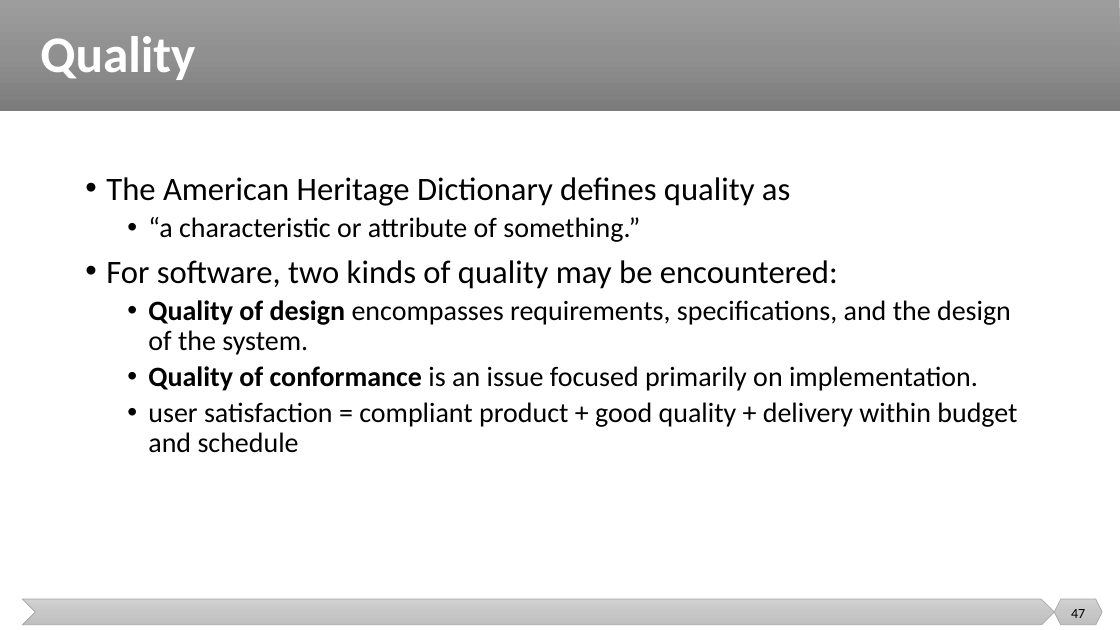
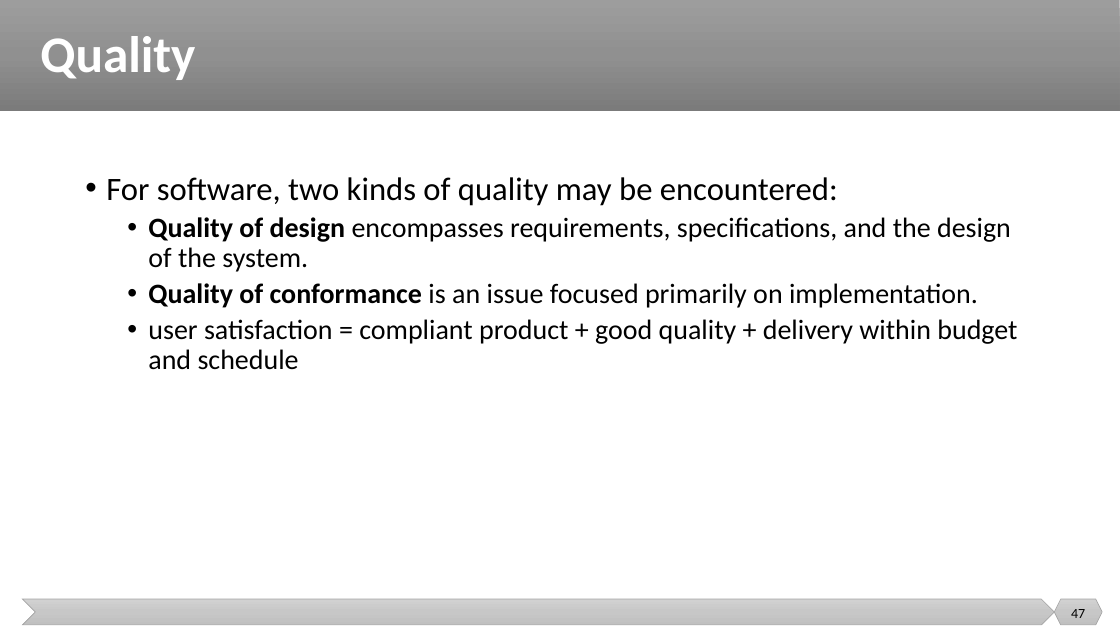
Before and after one commit to malenezi/malenezi, a slide deck: slide 47 of SE401/Lectures/2-Software Quality/Software Quality.pptx. Drawn at 1120x630 pixels with LibreOffice and Linux fonts; fonts in the diff are those of the drawing. Boxes give left, top, right and bottom in pixels: in the first picture for what was removed or moved away, otherwise in the second. Text is boxed around its words. In the diff, an @@ line names an element or a change of style, - is before the commit and + after.

```diff
--- a/SE401/Lectures/2-Software Quality/Software Quality.pptx
+++ b/SE401/Lectures/2-Software Quality/Software Quality.pptx
@@ text at <box>106,177,790,242</box>: paragraphs removed @@
-• The American Heritage Dictionary defines quality as
-  • “a characteristic or attribute of something.”
```
Also in this commit, not shown: 3 other slides changed, 3 slides removed, 2 other files.
